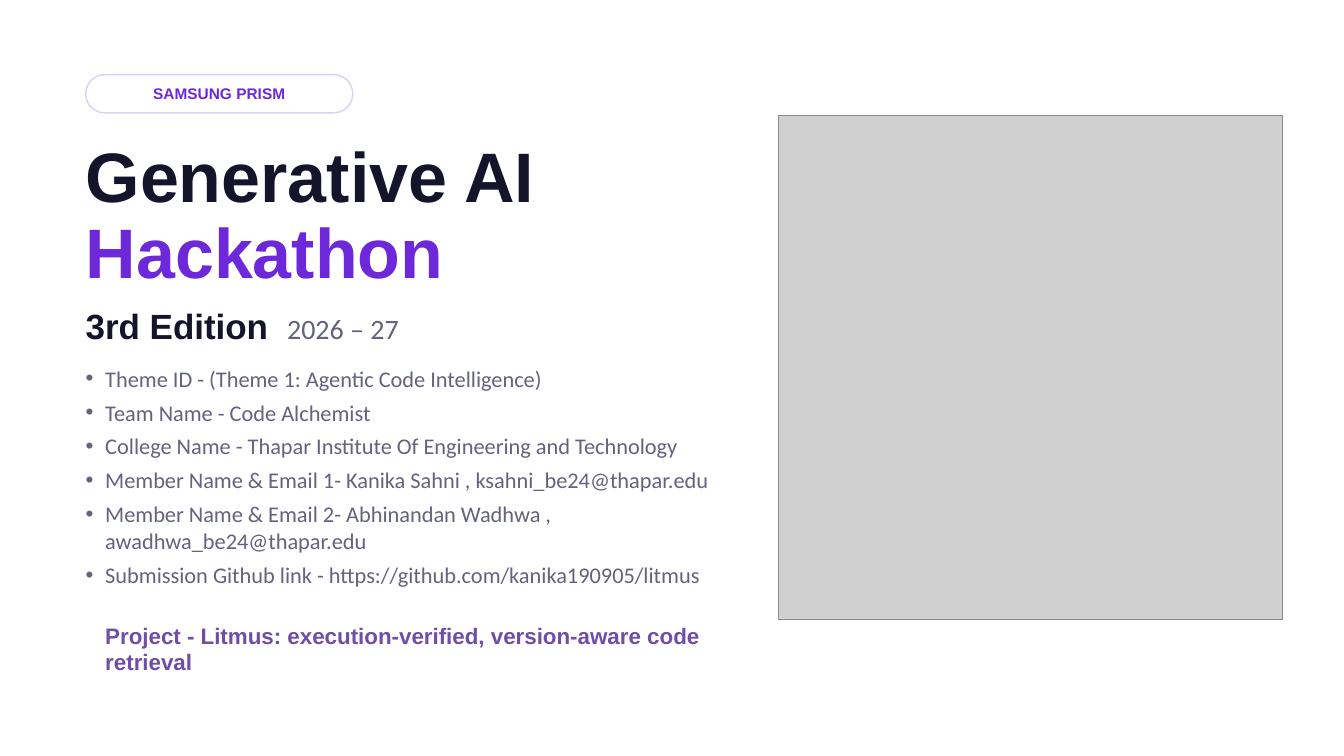
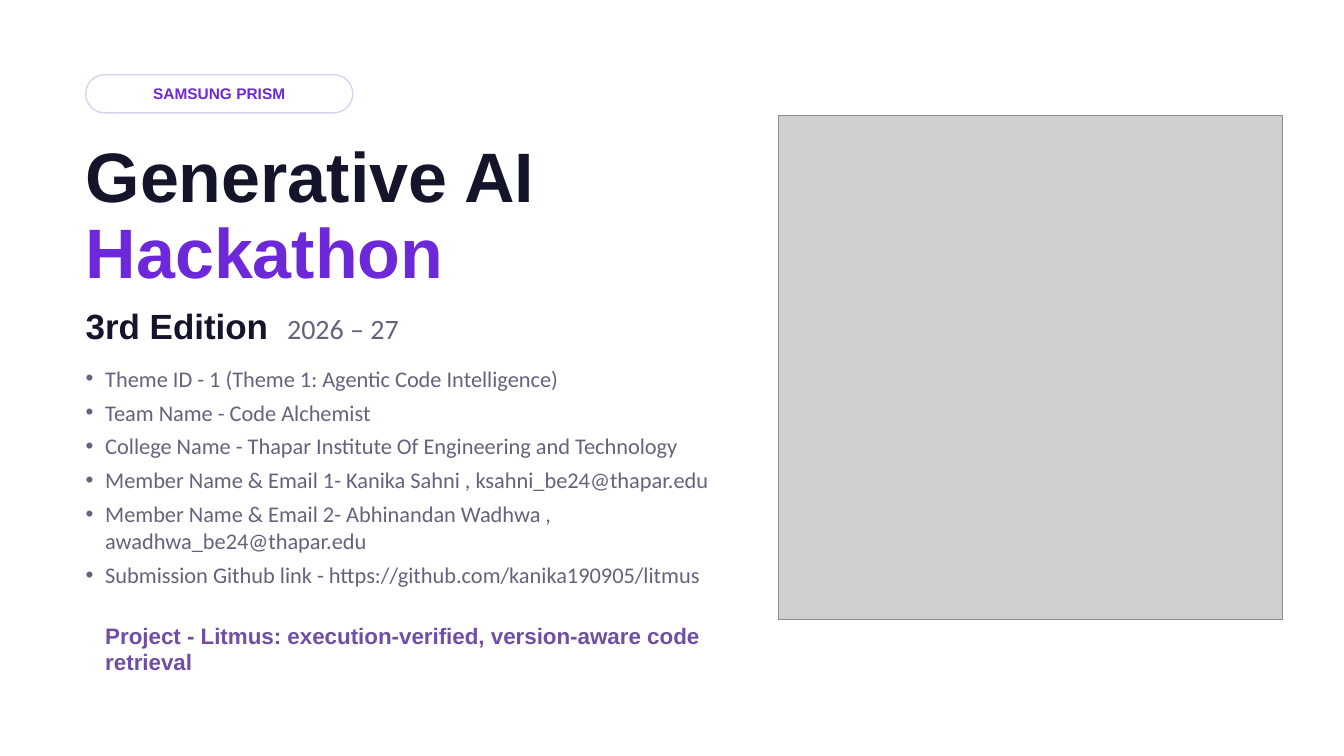
Before and after one commit to kanika190905/litmus, a slide deck: slide 1 of presentation/Litmus_PRISM_Submission.pptx. Drawn at 1344x756 pixels with LibreOffice and Linux fonts; fonts in the diff are those of the drawing; grey boxes stand for pictures. Boxes give left, top, right and bottom in pixels: in the first picture for what was removed or moved away, otherwise in the second. Text is boxed around its words. In the diff, an @@ line names an element or a change of style, - is before the commit and + after.

Commit message:
Theme ID 1 on the title slide

```diff
--- a/presentation/Litmus_PRISM_Submission.pptx
+++ b/presentation/Litmus_PRISM_Submission.pptx
@@ text at <box>105,371,558,391</box>: text changed @@
-• Theme ID - (Theme 1: Agentic Code Intelligence)
+• Theme ID - 1 (Theme 1: Agentic Code Intelligence)
```
Also in this commit, not shown: 2 other files.
